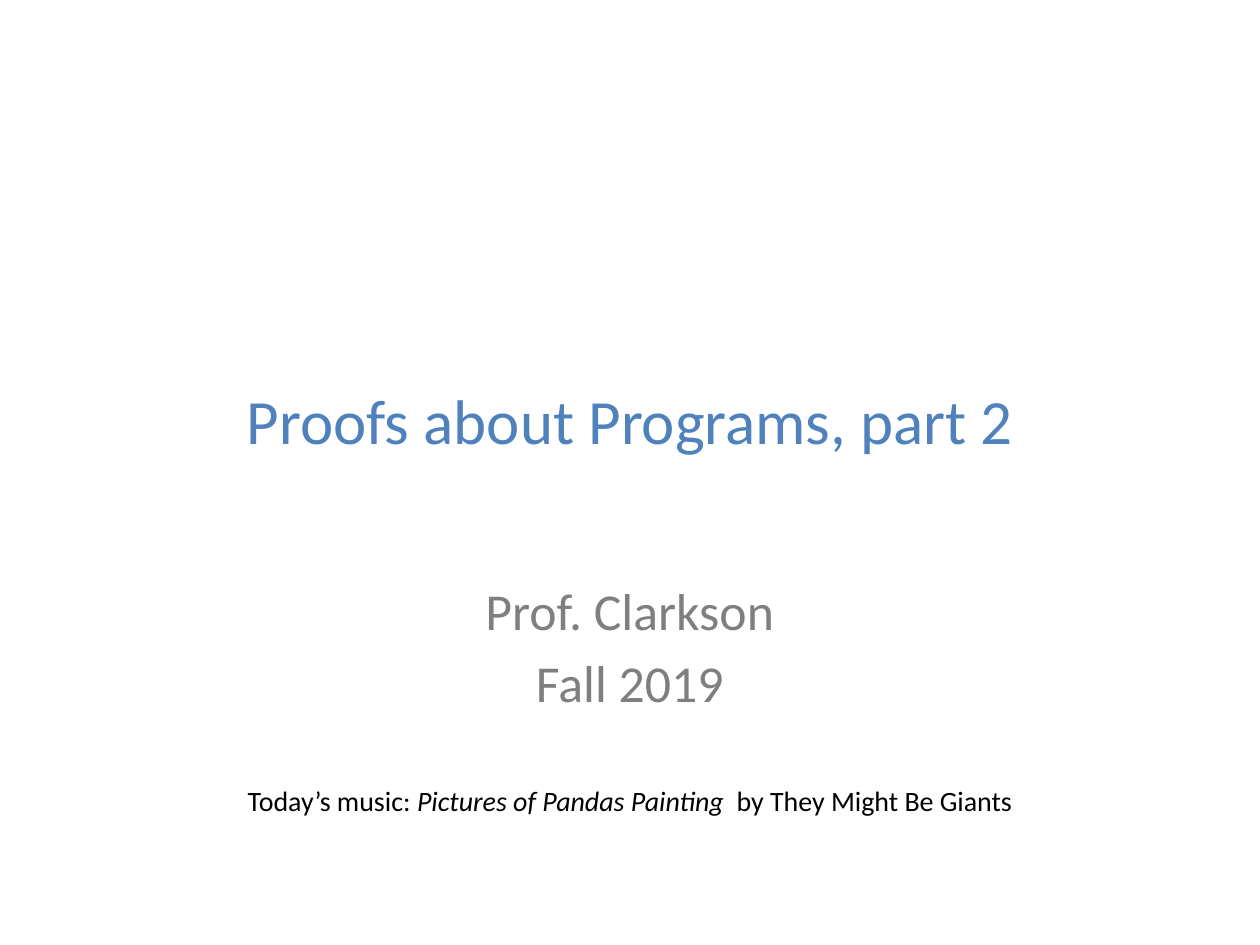
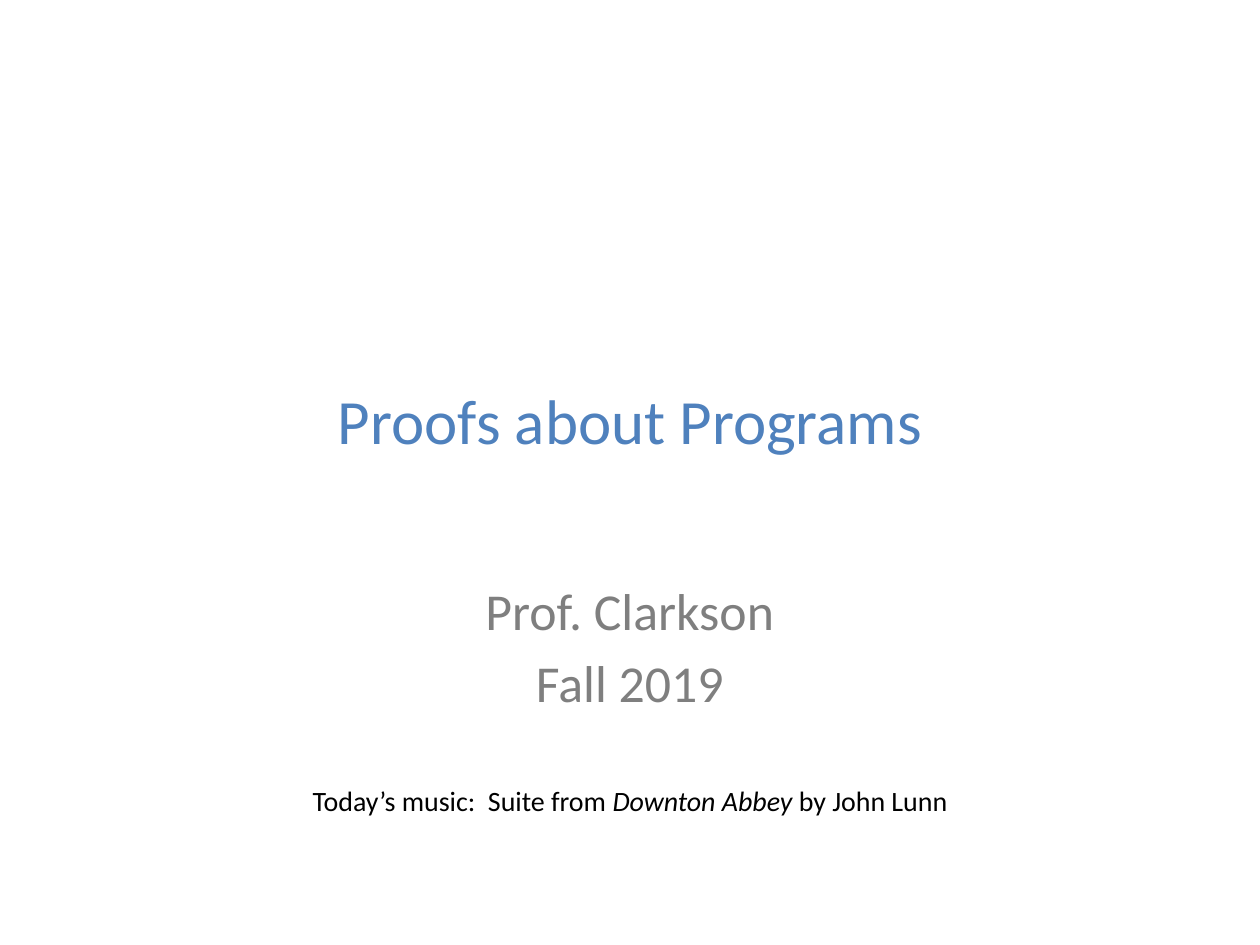
Before and after one commit to cs3110/materials-2019fa, a slide deck: slide 1 of 20-proofs/lec.pptx. Drawn at 1260x945 pixels with LibreOffice and Linux fonts; fonts in the diff are those of the drawing; background and template pictures are left out. Boxes give left, top, right and bottom in pixels: in the first picture for what was removed or moved away, otherwise in the second. Text is boxed around its words. In the diff, an @@ line names an element or a change of style, - is before the commit and + after.

```diff
--- a/20-proofs/lec.pptx
+++ b/20-proofs/lec.pptx
@@ subtitle at (x1=338, y1=400, x2=922, y2=455): text changed @@
-Proofs about Programs, part 2
+Proofs about Programs
@@ text at (x1=313, y1=791, x2=947, y2=816): text changed @@
-Today’s music: Pictures of Pandas Painting by They Might Be Giants
+Today’s music: Suite from Downton Abbey by John Lunn
```
Also in this commit, not shown: 3 other slides changed, 28 slides added, 16 slides removed, 1 other file.
